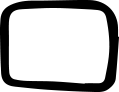
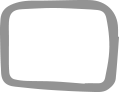
Layered file, before and after one edit (119 × 92). Changes by layer:
painted on "Vector Smart Object" over <box>0,0,119,92</box>
